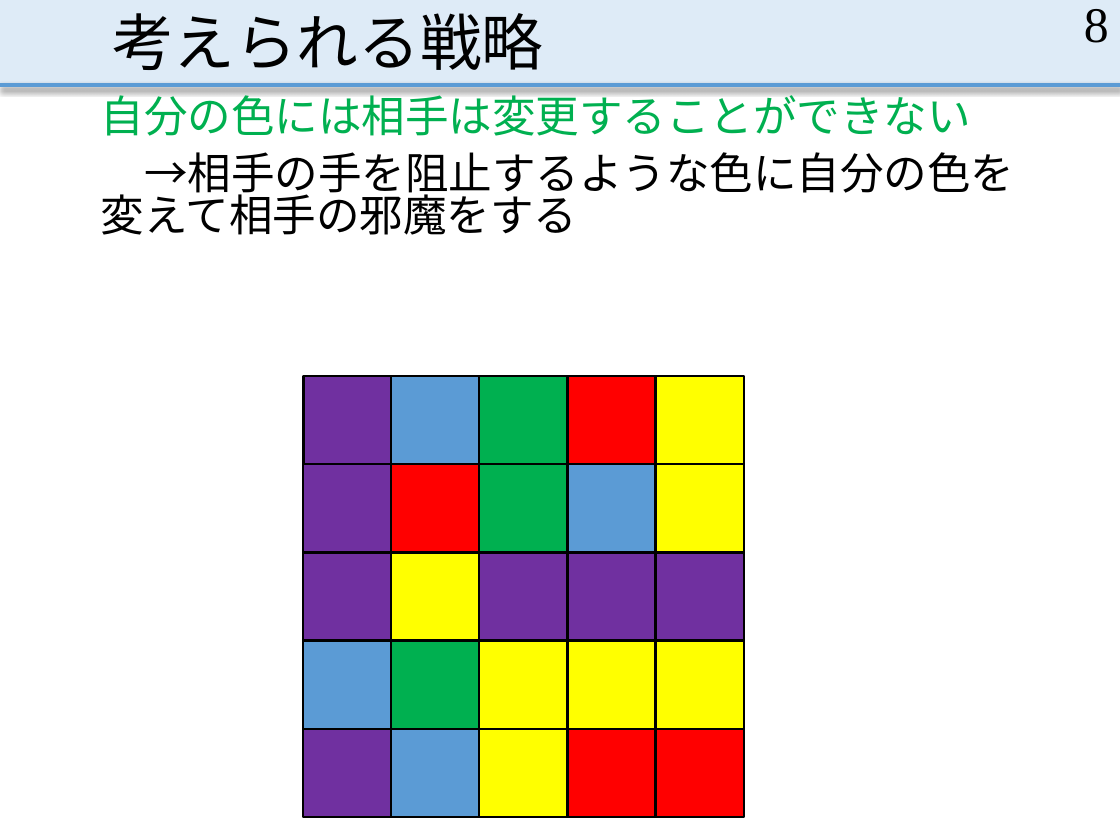
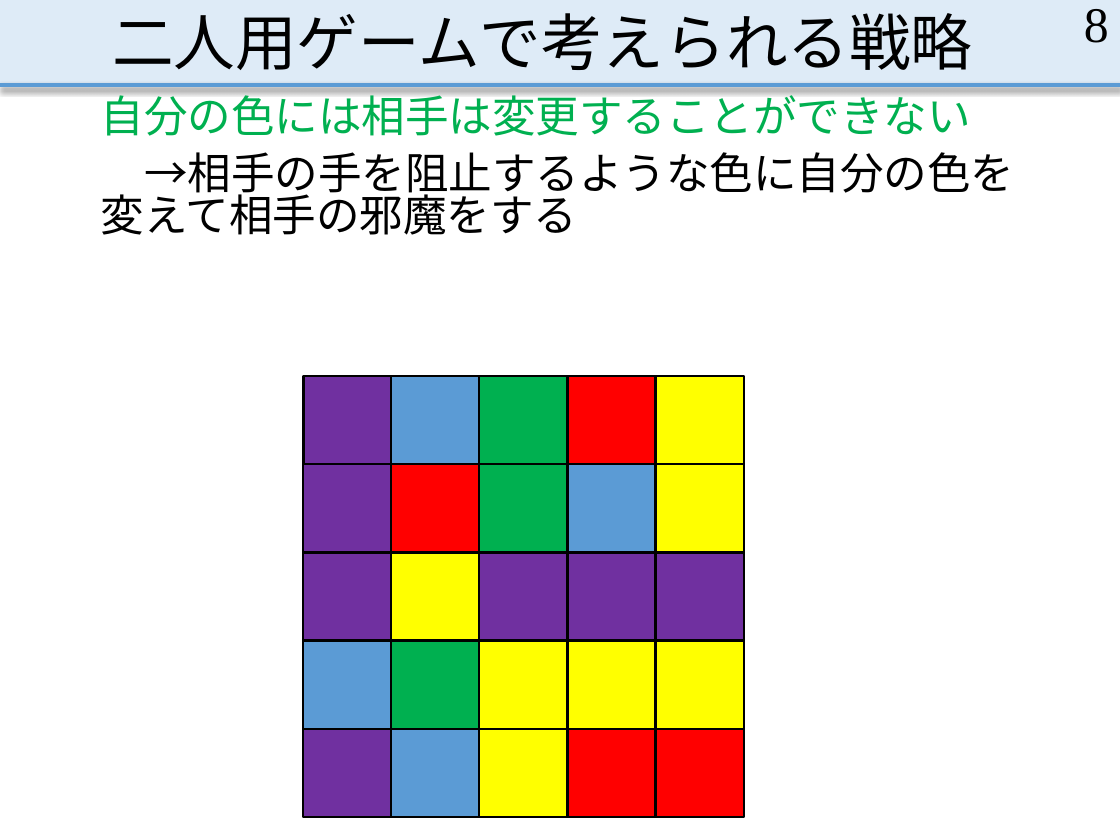
Before and after one commit to MasayaOda/SR, a slide deck: slide 8 of 中間発表.pptx. Drawn at 1120x840 pixels with LibreOffice and Linux fonts; fonts in the diff are those of the drawing. Boxes give left, top, right and bottom in pixels: in the first picture for what was removed or moved away, otherwise in the second. Text is boxed around its words. In the diff, an @@ line names an element or a change of style, - is before the commit and + after.

```diff
--- a/中間発表.pptx
+++ b/中間発表.pptx
@@ title at [112,13,973,70]: text changed @@
-考えられる戦略
+二人用ゲームで考えられる戦略
```
Also in this commit, not shown: 5 other slides changed, 7 other files.
